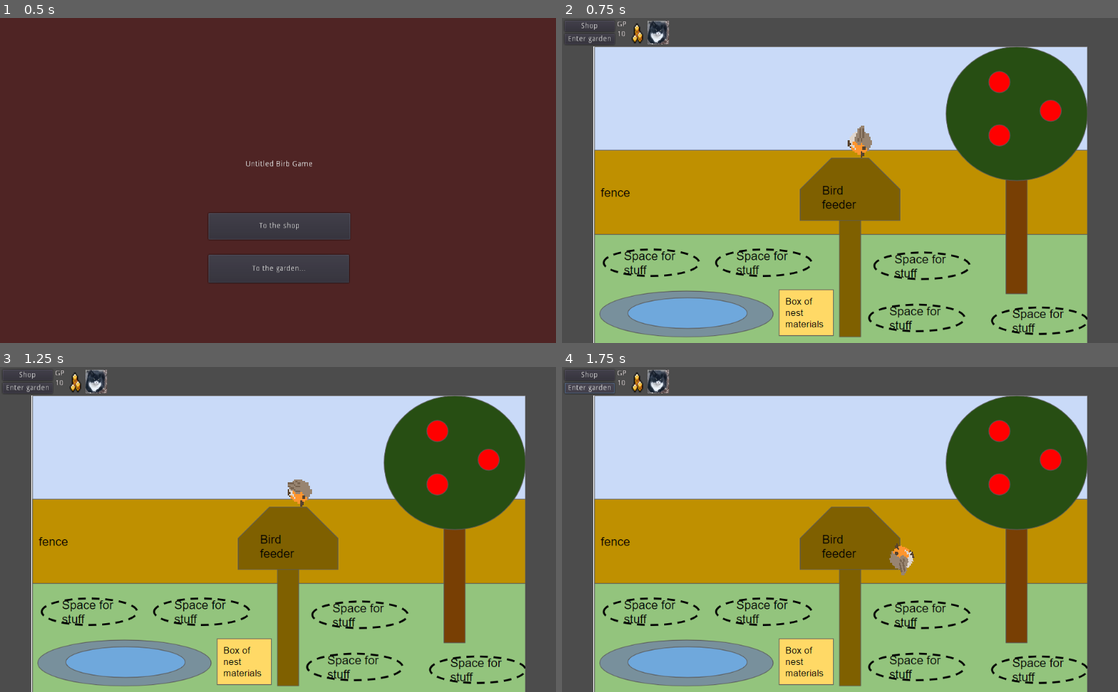
Above: before the commit, frames 1-4 (two rows, left to right).
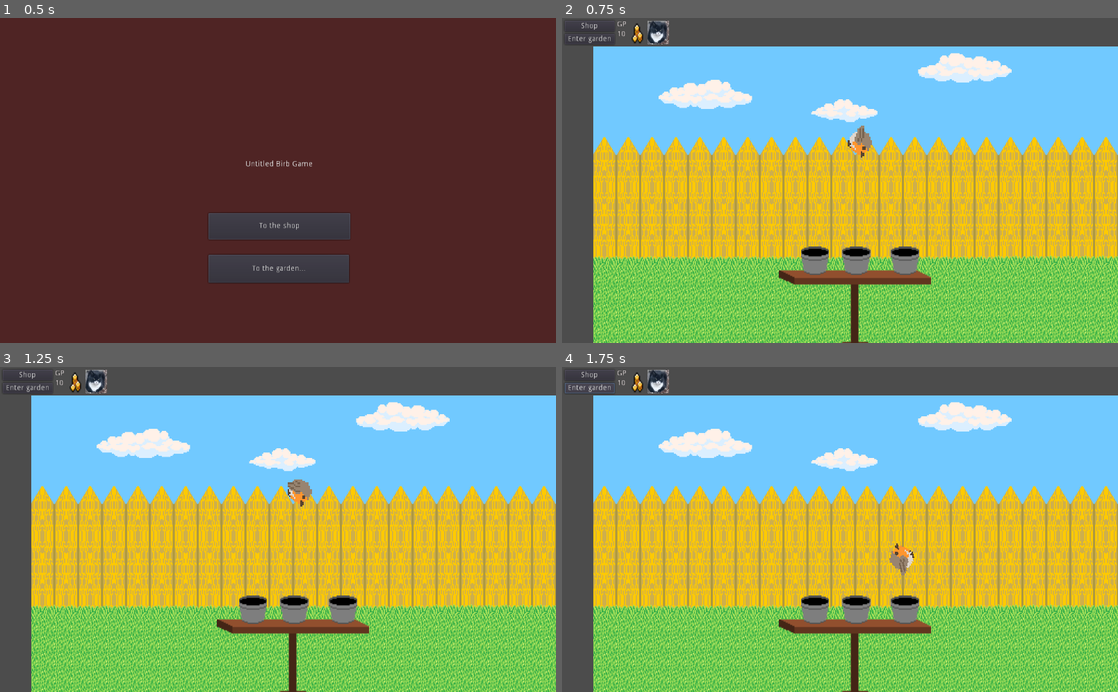
Above: after the commit, the same moments.

Repository: Binney/tori-atsume
Game: Godot game, scene res://Splash.tscn
Same seed, same stepped clock (60 frames per second), same inputs: the game is played once before the commit and once after it.
Inputs:
- Up to frame 1 (0.5 s): no input
- Up to frame 2 (0.75 s): click "To the garden..." at 0.5 s
- Up to frame 3 (1.25 s): no input
- Up to frame 4 (1.75 s): click "Enter garden" at 1.25 s

Frame 1 is identical in both runs. In frame 2, 85% of the frame differs, in the area x 5-100%, y 8-100%; in frame 3, 85%; in frame 4, 85%.

Commit message:
update garden art

Diff:
--- a/project/Garden.gd
+++ b/project/Garden.gd
@@ -3,7 +3,7 @@
 
 
 
-const Burd = preload("Burd.gd")
+const Burd = preload("burd.gd")
 const Robin = preload("res://Robin.tscn")
 
 # Called when the node enters the scene tree for the first time.
--- a/project/Garden.tscn
+++ b/project/Garden.tscn
@@ -1,7 +1,9 @@
-[gd_scene load_steps=4 format=2]
+[gd_scene load_steps=6 format=2]
 
-[ext_resource path="res://garden.PNG" type="Texture" id=1]
+[ext_resource path="res://itemart/emptybucket.png" type="Texture" id=1]
 [ext_resource path="res://Garden.gd" type="Script" id=2]
+[ext_resource path="res://itemart/birdfeeder.png" type="Texture" id=3]
+[ext_resource path="res://itemart/garden.png" type="Texture" id=4]
 
 [sub_resource type="Curve2D" id=1]
 _data = {
@@ -20,6 +22,44 @@
 margin_top = 52.0
 margin_right = 968.0
 margin_bottom = 601.0
+texture = ExtResource( 4 )
+__meta__ = {
+"_edit_use_anchors_": false
+}
+
+[node name="BirdTable" type="TextureRect" parent="Background"]
+margin_left = 343.233
+margin_top = 305.946
+margin_right = 483.233
+margin_bottom = 445.946
+rect_scale = Vector2( 2, 2 )
+texture = ExtResource( 3 )
+
+[node name="Bucket1" type="TextureRect" parent="Background/BirdTable"]
+margin_left = 19.7611
+margin_top = 32.3745
+margin_right = 59.7611
+margin_bottom = 72.3745
+texture = ExtResource( 1 )
+__meta__ = {
+"_edit_use_anchors_": false
+}
+
+[node name="Bucket2" type="TextureRect" parent="Background/BirdTable"]
+margin_left = 57.6014
+margin_top = 32.3745
+margin_right = 97.6014
+margin_bottom = 72.3745
+texture = ExtResource( 1 )
+__meta__ = {
+"_edit_use_anchors_": false
+}
+
+[node name="Bucket3" type="TextureRect" parent="Background/BirdTable"]
+margin_left = 102.589
+margin_top = 31.9541
+margin_right = 142.589
+margin_bottom = 71.9541
 texture = ExtResource( 1 )
 __meta__ = {
 "_edit_use_anchors_": false
